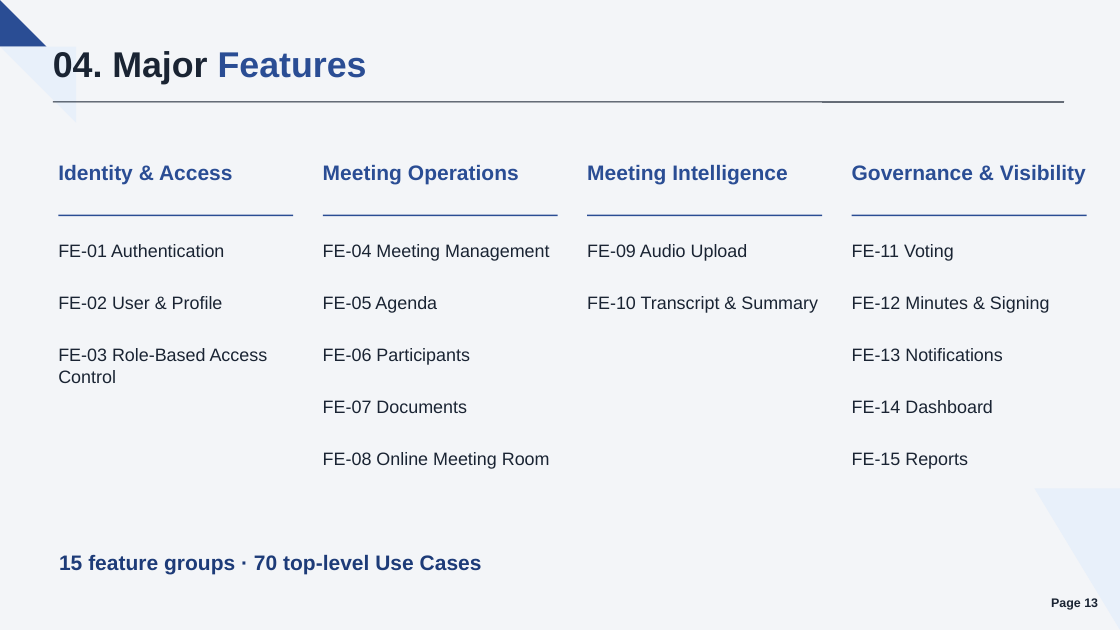
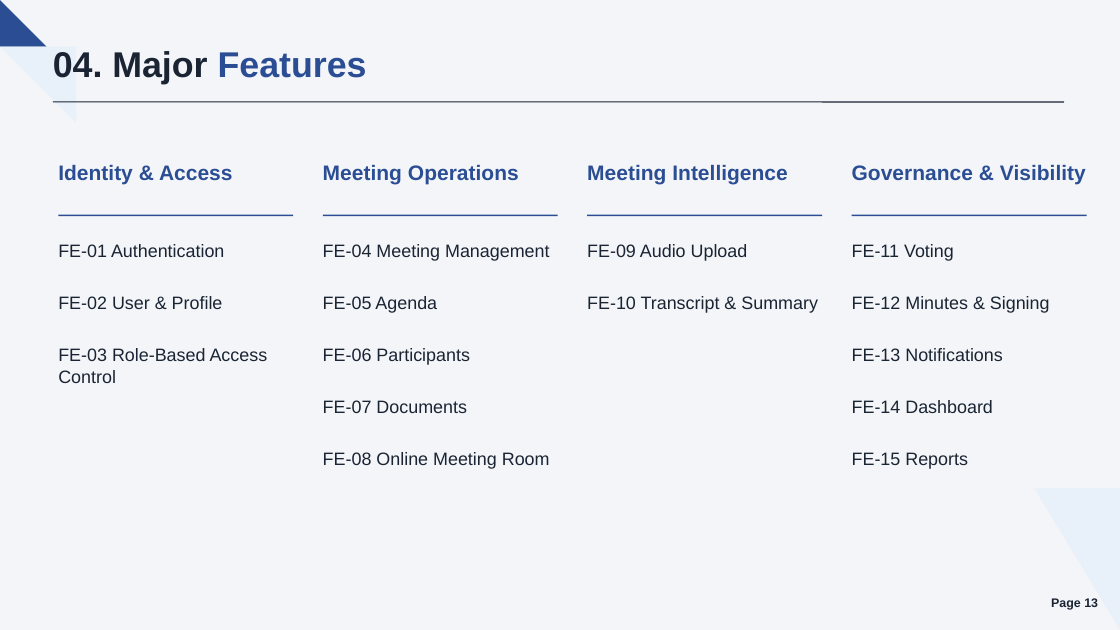
Before and after one commit to callmehai/FU-FA26-G116, a slide deck: slide 13 of docs/08-reports/source/TrustCabinet_Report.pptx. Drawn at 1120x630 pixels with LibreOffice and Linux fonts; fonts in the diff are those of the drawing. Boxes give left, top, right and bottom in pixels: in the first picture for what was removed or moved away, otherwise in the second. Text is boxed around its words. In the diff, an @@ line names an element or a change of style, - is before the commit and + after.

```diff
--- a/docs/08-reports/source/TrustCabinet_Report.pptx
+++ b/docs/08-reports/source/TrustCabinet_Report.pptx
@@ text removed at [59,554,482,574] @@
-15 feature groups · 70 top-level Use Cases
```
Also in this commit, not shown: 6 other slides changed, 7 other files.
